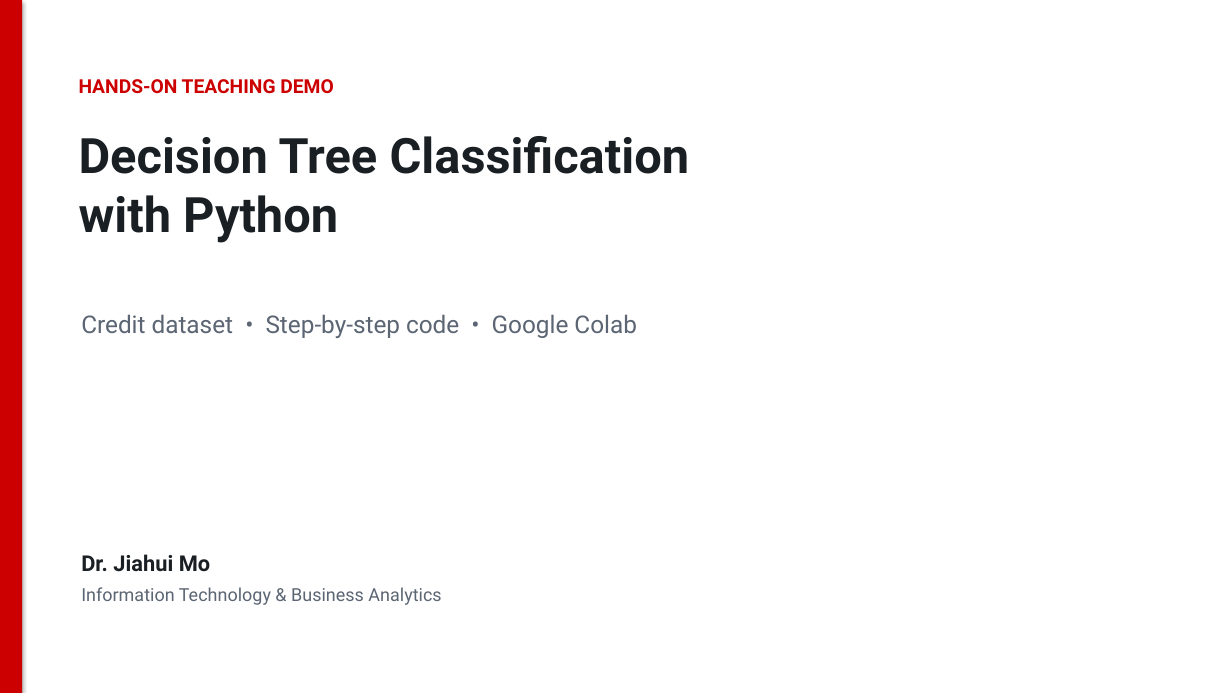
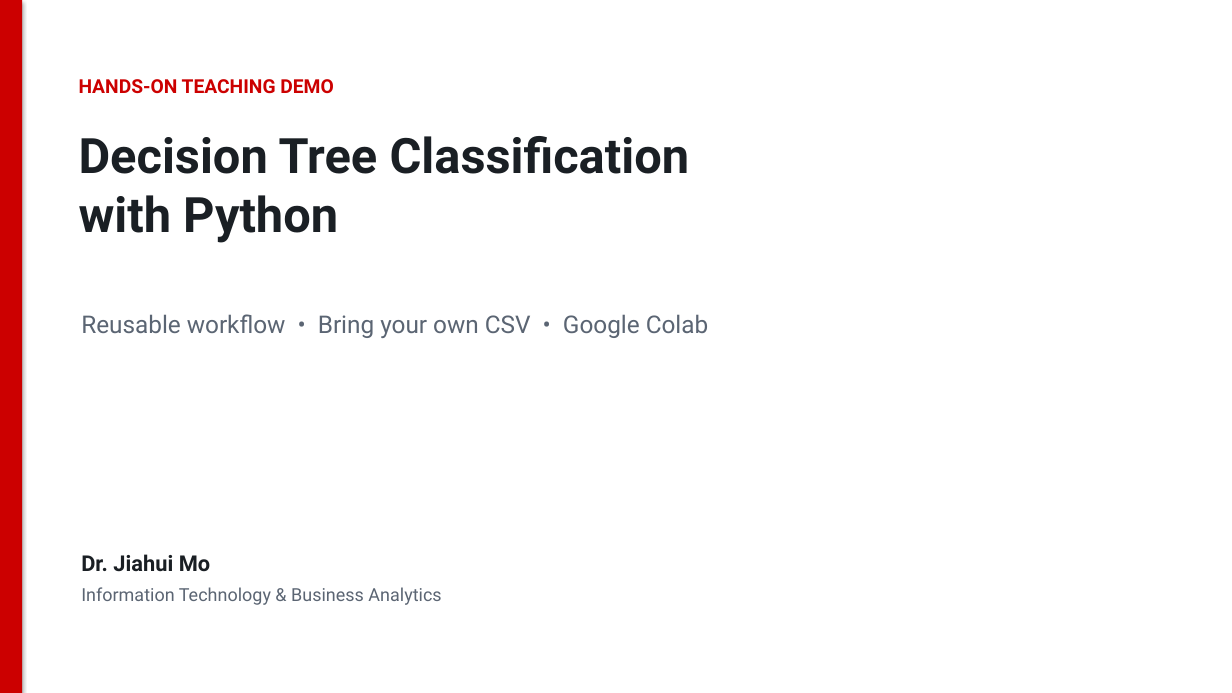
Before and after one commit to mojiahui777/ba_course, a slide deck: slide 1 of decision_tree_python_slides.pptx. Drawn at 1232x693 pixels with LibreOffice and Linux fonts; fonts in the diff are those of the drawing. Boxes give left, top, right and bottom in pixels: in the first picture for what was removed or moved away, otherwise in the second. Text is boxed around its words. In the diff, an @@ line names an element or a change of style, - is before the commit and + after.

Commit message:
Make decision tree workflow reusable

```diff
--- a/decision_tree_python_slides.pptx
+++ b/decision_tree_python_slides.pptx
@@ text at <box>81,314,708,338</box>: text changed @@
-Credit dataset • Step-by-step code • Google Colab
+Reusable workflow • Bring your own CSV • Google Colab
```
Also in this commit, not shown: 21 other slides changed, 1 other file.
